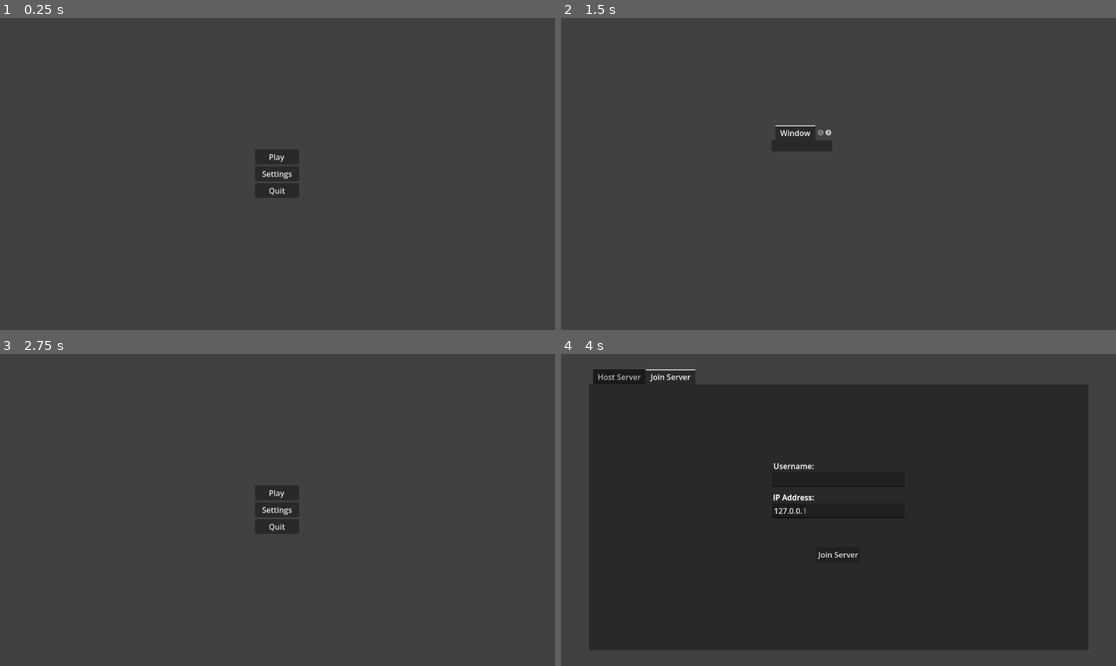
Above: before the commit, frames 1-4 (two rows, left to right).
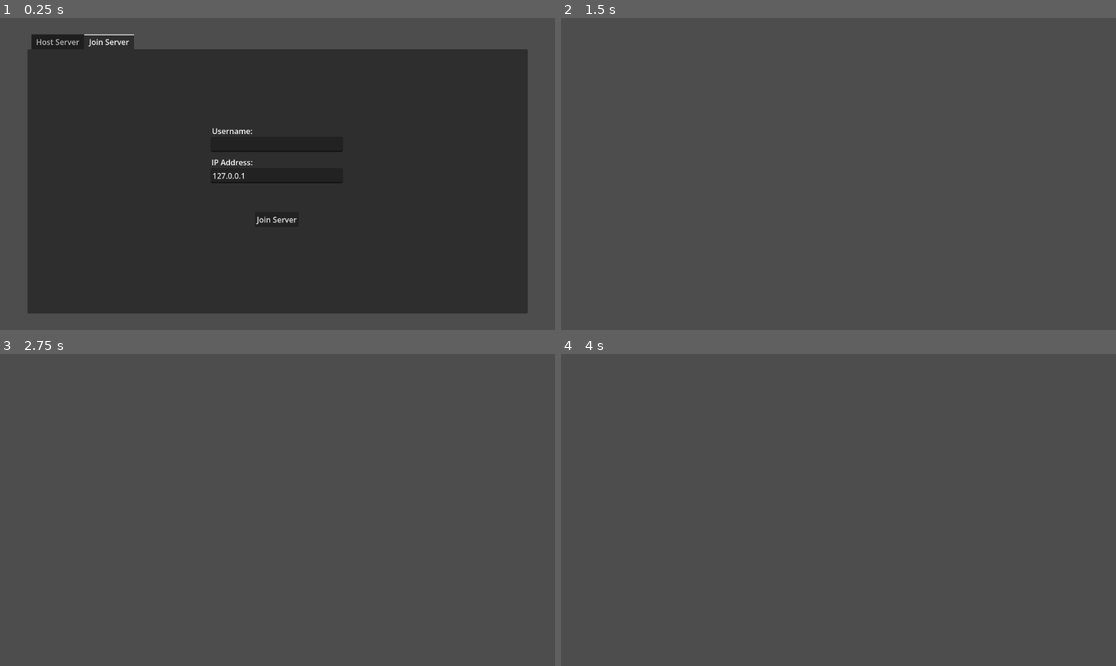
Above: after the commit, the same moments.

Repository: yeet230/Multiplayer-FPS
Game: Godot game, scene res://Levels/game.tscn
Same seed, same stepped clock (60 frames per second), same inputs: the game is played once before the commit and once after it.
Inputs (mouse positions are in pixels of both pictures, inside the frame that each line leads up to):
- Up to frame 1 (0.25 s): no input
- Up to frame 2 (1.5 s): click (838, 174) at 0.5 s, where only the run before the commit has a clickable "Settings"; click (838, 220) at 1.25 s, where only the run after the commit has a clickable "Join Server"
- Up to frame 3 (2.75 s): tap Enter (ui_accept) at 2 s; move the mouse to (399, 494) at 2.02 s; hold D (right) from 2.03 s (still down); hold P (ballTest) from 2.03 s (still down); tap Space (jump) at 2.27 s
- Up to frame 4 (4 s): release D (right) at 2.75 s; release P (ballTest) at 2.75 s; click (838, 494) at 2.75 s, where only the run before the commit has a clickable "Play"; tap Enter (ui_accept) at 3.5 s; move the mouse to (727, 525) at 3.52 s; hold S (backward) from 3.53 s (still down); tap Ctrl (crouch) at 3.6 s; tap Space (jump) at 3.77 s

The runs differ from the first frame. In frame 1, 3.0% of the frame differs, in the area x 5-62%, y 5-68%; in frame 2, 0.7%; in frame 3, 1.1%; in frame 4, 77%, in the area x 5-95%, y 4-95%.

Commit message:
UI & multiplayer menu updates; add export preset
Refactor UI and multiplayer menu: rename/rewire main menu nodes in MultiplayerMenu.tscn, add OptionButton + VSync control and handler to change window mode in MultiplayerMenu.gd, hide main color rect, and remove some unused theme properties. Fix player UI ammo display (clamp) and small formatting/region fixes. Add WeaponBase class_name and header comments. Minor multiplayer manager whitespace cleanup. Add export_presets.cfg with a Windows Desktop preset for building the server executable.

Diff:
--- a/Actors/Player/Player/playerUI.gd
+++ b/Actors/Player/Player/playerUI.gd
@@ -33,10 +33,12 @@
 	elif event.is_action_pressed("ui_accept"):
 		_handle_chat()
 
+
 func _process(_delta: float) -> void:
-#endregion
 	if !is_multiplayer_authority(): return
 	fpsLabel.text = str("FPS: ", Engine.get_frames_per_second())
+
+#endregion
 
 #region Custom Local functions
 func _update_weapon_equipped() -> void:
@@ -65,6 +67,8 @@
 func _update_bullet_count() -> void:
 	var loadedCount = player.visionManager.weaponManager.equippedWeapon.loadedCount
 	var magSize = player.visionManager.weaponManager.equippedWeapon.magSize
+
+	loadedCount = clampi(loadedCount, 0, magSize + 1)
 
 	ammoCountLabel.text = str("Ammo: ", loadedCount, "/", magSize)
 	noAmmoLabel.visible = false if loadedCount > 0 else true
--- a/Actors/Player/Weapon System/Weapon Manager/WeaponManager.gd
+++ b/Actors/Player/Weapon System/Weapon Manager/WeaponManager.gd
@@ -87,5 +87,6 @@
 func cycle_weapon() -> void:
 	if Globals.debug:
 		print("hello")
+
 		activeWeapon = (activeWeapon + 1) % weaponAmount
 		_equip_new_weapon(weapons[activeWeapon].new())
--- a/Actors/Player/Weapon System/Weaponbase.gd
+++ b/Actors/Player/Weapon System/Weaponbase.gd
@@ -1,4 +1,8 @@
 class_name WeaponBase extends Node
+##All weapons should inherit this node
+##
+##Change values as desired
+
 
 ##The style of shooting the gun will have
 enum shootingTypes {
--- a/Multiplayer/Manager/multiplayerManager.gd
+++ b/Multiplayer/Manager/multiplayerManager.gd
@@ -135,6 +135,7 @@
 	var plyer: Player = get_player_from_name(nameID)
 	plyer.curHealth -= dmg
 
+
 @rpc("any_peer", "call_local", "unreliable_ordered")
 func spawn_bullet_decal(pos : Vector3, norm : Vector3) -> void:
 	var decal = bulletDecalScene.instantiate() as Node3D
--- a/Multiplayer/Menu/MultiplayerMenu.gd
+++ b/Multiplayer/Menu/MultiplayerMenu.gd
@@ -3,7 +3,7 @@
 @onready var usernameInput: LineEdit = %UsernameInput
 @onready var ipInput: LineEdit = %IPInput
 @onready var playMenu: TabContainer = $PlayTabContainer
-@onready var mainMenu: CenterContainer = $CentreContainer
+@onready var mainMenu: VBoxContainer = $MainMenu
 @onready var settingsMenu: TabContainer = $SettingsTabContainer
 
 func _ready() -> void:
@@ -69,10 +69,16 @@
 	settingsMenu.show()
 	mainMenu.hide()
 
-
-func _on_join_mouse_entered() -> void:
-	print("About to Join")
-
-
 func _on_quit_pressed() -> void:
 	get_tree().quit()
+
+func _on_option_button_item_selected(index: int) -> void:
+	match index:
+		0:
+			DisplayServer.window_set_mode(DisplayServer.WINDOW_MODE_WINDOWED)
+		1:
+			DisplayServer.window_set_mode(DisplayServer.WINDOW_MODE_MAXIMIZED)
+		2:
+			DisplayServer.window_set_mode(DisplayServer.WINDOW_MODE_FULLSCREEN)
+		3:
+			DisplayServer.window_set_mode(DisplayServer.WINDOW_MODE_EXCLUSIVE_FULLSCREEN)
--- a/Multiplayer/Menu/MultiplayerMenu.tscn
+++ b/Multiplayer/Menu/MultiplayerMenu.tscn
@@ -11,9 +11,11 @@
 anchor_bottom = 1.0
 grow_horizontal = 2
 grow_vertical = 2
+theme = ExtResource("1_bkn5d")
 script = ExtResource("1_huwya")
 
 [node name="ColorRect" type="ColorRect" parent="." unique_id=335171231]
+visible = false
 layout_mode = 1
 anchors_preset = 15
 anchor_right = 1.0
@@ -22,48 +24,50 @@
 grow_vertical = 2
 color = Color(0.25565878, 0.25565878, 0.25565878, 1)
 
-[node name="CentreContainer" type="CenterContainer" parent="." unique_id=1305093597]
-layout_mode = 1
-anchors_preset = 15
-anchor_right = 1.0
-anchor_bottom = 1.0
-grow_horizontal = 2
-grow_vertical = 2
-
-[node name="MainMenu" type="VBoxContainer" parent="CentreContainer" unique_id=1811945703]
+[node name="MainMenu" type="VBoxContainer" parent="." unique_id=1811945703]
+visible = false
 custom_minimum_size = Vector2(92.555, 0)
-layout_mode = 2
-
-[node name="Play" type="Button" parent="CentreContainer/MainMenu" unique_id=470684254]
-layout_mode = 2
-text = "Play"
-
-[node name="Settings" type="Button" parent="CentreContainer/MainMenu" unique_id=1723380005]
-layout_mode = 2
-text = "Settings"
-
-[node name="Quit" type="Button" parent="CentreContainer/MainMenu" unique_id=62930227]
-layout_mode = 2
-text = "Quit"
-
-[node name="PlayTabContainer" type="TabContainer" parent="." unique_id=217495007]
-visible = false
 layout_mode = 1
 anchors_preset = 8
 anchor_left = 0.5
 anchor_top = 0.5
 anchor_right = 0.5
 anchor_bottom = 0.5
-offset_left = -518.4
-offset_top = -291.6
-offset_right = 518.4
-offset_bottom = 291.6
+offset_left = -46.2775
+offset_top = -50.5
+offset_right = 46.2775
+offset_bottom = 50.5
+grow_horizontal = 2
+grow_vertical = 2
+
+[node name="Play" type="Button" parent="MainMenu" unique_id=470684254]
+layout_mode = 2
+text = "Play"
+
+[node name="Settings" type="Button" parent="MainMenu" unique_id=1723380005]
+layout_mode = 2
+text = "Settings"
+
+[node name="Quit" type="Button" parent="MainMenu" unique_id=62930227]
+layout_mode = 2
+text = "Quit"
+
+[node name="PlayTabContainer" type="TabContainer" parent="." unique_id=217495007]
+layout_mode = 1
+anchors_preset = 8
+anchor_left = 0.5
+anchor_top = 0.5
+anchor_right = 0.5
+anchor_bottom = 0.5
+offset_left = -519.3
+offset_top = -289.8
+offset_right = 519.30005
+offset_bottom = 289.8
 grow_horizontal = 2
 grow_vertical = 2
 current_tab = 1
 tab_0/title = "Host Server"
 tab_1/title = "Join Server"
-metadata/_edit_use_anchors_ = true
 
 [node name="HostServer" type="Label" parent="PlayTabContainer" unique_id=1183455683]
 visible = false
@@ -125,20 +129,6 @@
 size_flags_horizontal = 4
 text = "IP Address:"
 
-[node name="IPInput" type="LineEdit" parent="PlayTabContainer/JoinServer/VBoxContainer/VBoxContainer/IPInput" unique_id=1812678060]
-layout_mode = 0
-theme = ExtResource("1_bkn5d")
-text = "127.0.0.1"
-
-[node name="IP" type="Label" parent="PlayTabContainer/JoinServer/VBoxContainer/VBoxContainer/IPInput/IPInput" unique_id=383548390]
-layout_mode = 0
-offset_left = 2.0
-offset_top = -24.0
-offset_right = 88.0
-offset_bottom = -0.99996567
-size_flags_horizontal = 4
-text = "IP Address:"
-
 [node name="Join" type="Button" parent="PlayTabContainer/JoinServer/VBoxContainer" unique_id=916344888]
 layout_mode = 2
 size_flags_horizontal = 4
@@ -147,17 +137,60 @@
 
 [node name="SettingsTabContainer" type="TabContainer" parent="." unique_id=1299573455]
 visible = false
-layout_mode = 0
-offset_left = 437.0
-offset_top = 223.0
-offset_right = 563.0
-offset_bottom = 277.0
+layout_mode = 1
+anchors_preset = 8
+anchor_left = 0.5
+anchor_top = 0.5
+anchor_right = 0.5
+anchor_bottom = 0.5
+offset_left = -519.3
+offset_top = -289.8
+offset_right = 519.3
+offset_bottom = 289.8
+grow_horizontal = 2
+grow_vertical = 2
 current_tab = 0
 
 [node name="Window" type="Label" parent="SettingsTabContainer" unique_id=539265246]
 layout_mode = 2
 metadata/_tab_index = 0
 
+[node name="OptionButton" type="OptionButton" parent="SettingsTabContainer/Window" unique_id=1794253762]
+layout_mode = 0
+offset_right = 32.0
+offset_bottom = 20.0
+selected = 1
+item_count = 4
+popup/item_0/text = "Windowed"
+popup/item_0/id = 0
+popup/item_1/text = "maximised"
+popup/item_1/id = 1
+popup/item_2/text = "FullScreem"
+popup/item_2/id = 2
+popup/item_3/text = "Exclusive Fullscreen"
+popup/item_3/id = 3
+
+[node name="Vsync" type="Label" parent="SettingsTabContainer/Window" unique_id=2051179172]
+layout_mode = 0
+offset_left = 9.299988
+offset_top = 39.799988
+offset_right = 62.299988
+offset_bottom = 62.799988
+text = "Vsync: "
+
+[node name="CheckButton" type="CheckButton" parent="SettingsTabContainer/Window/Vsync" unique_id=194683480]
+layout_mode = 1
+anchors_preset = 6
+anchor_left = 1.0
+anchor_top = 0.5
+anchor_right = 1.0
+anchor_bottom = 0.5
+offset_left = -44.0
+offset_top = -12.0
+offset_bottom = 12.0
+grow_horizontal = 0
+grow_vertical = 2
+
 [node name="Controls" type="Label" parent="SettingsTabContainer" unique_id=1310895910]
 visible = false
 layout_mode = 2
@@ -168,9 +201,9 @@
 layout_mode = 2
 metadata/_tab_index = 2
 
-[connection signal="pressed" from="CentreContainer/MainMenu/Play" to="." method="_on_play_pressed"]
-[connection signal="pressed" from="CentreContainer/MainMenu/Settings" to="." method="_on_settings_pressed"]
-[connection signal="pressed" from="CentreContainer/MainMenu/Quit" to="." method="_on_quit_pressed"]
+[connection signal="pressed" from="MainMenu/Play" to="." method="_on_play_pressed"]
+[connection signal="pressed" from="MainMenu/Settings" to="." method="_on_settings_pressed"]
+[connection signal="pressed" from="MainMenu/Quit" to="." method="_on_quit_pressed"]
 [connection signal="pressed" from="PlayTabContainer/HostServer/Host" to="." method="_on_host_pressed"]
-[connection signal="mouse_entered" from="PlayTabContainer/JoinServer/VBoxContainer/Join" to="." method="_on_join_mouse_entered"]
 [connection signal="pressed" from="PlayTabContainer/JoinServer/VBoxContainer/Join" to="." method="_on_join_pressed"]
+[connection signal="item_selected" from="SettingsTabContainer/Window/OptionButton" to="." method="_on_option_button_item_selected"]
--- a/Prototyping/UI/Main.tres
+++ b/Prototyping/UI/Main.tres
@@ -1,5 +1,3 @@
 [gd_resource type="Theme" format=3 uid="uid://d3knqsqu2fo06"]
 
 [resource]
-/colors/named = Color(0.7806944, 1.9492954e-06, 3.85046e-07, 1)
-Button/icons/icon = null
Not shown, added: export_presets.cfg
